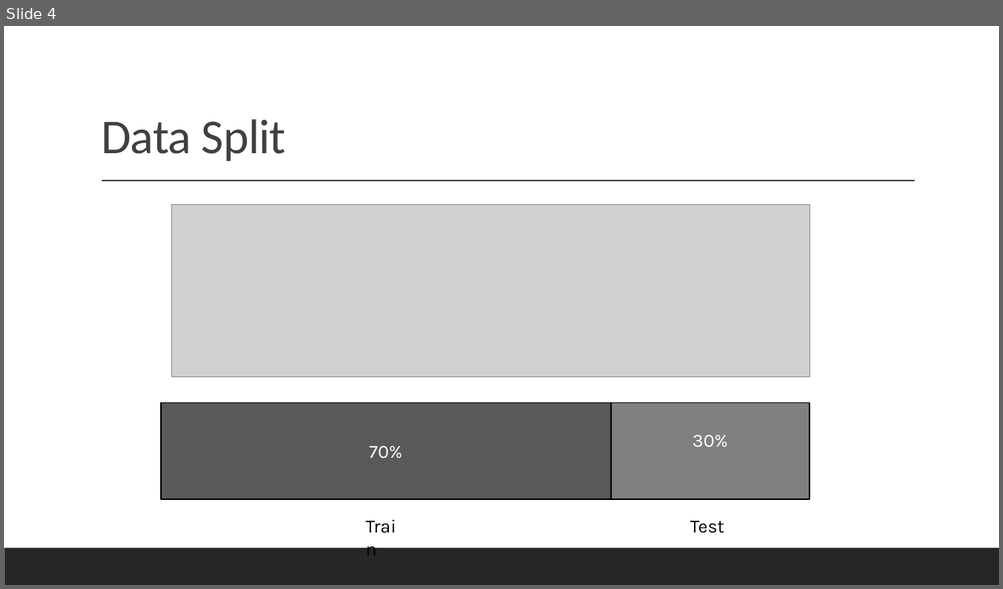
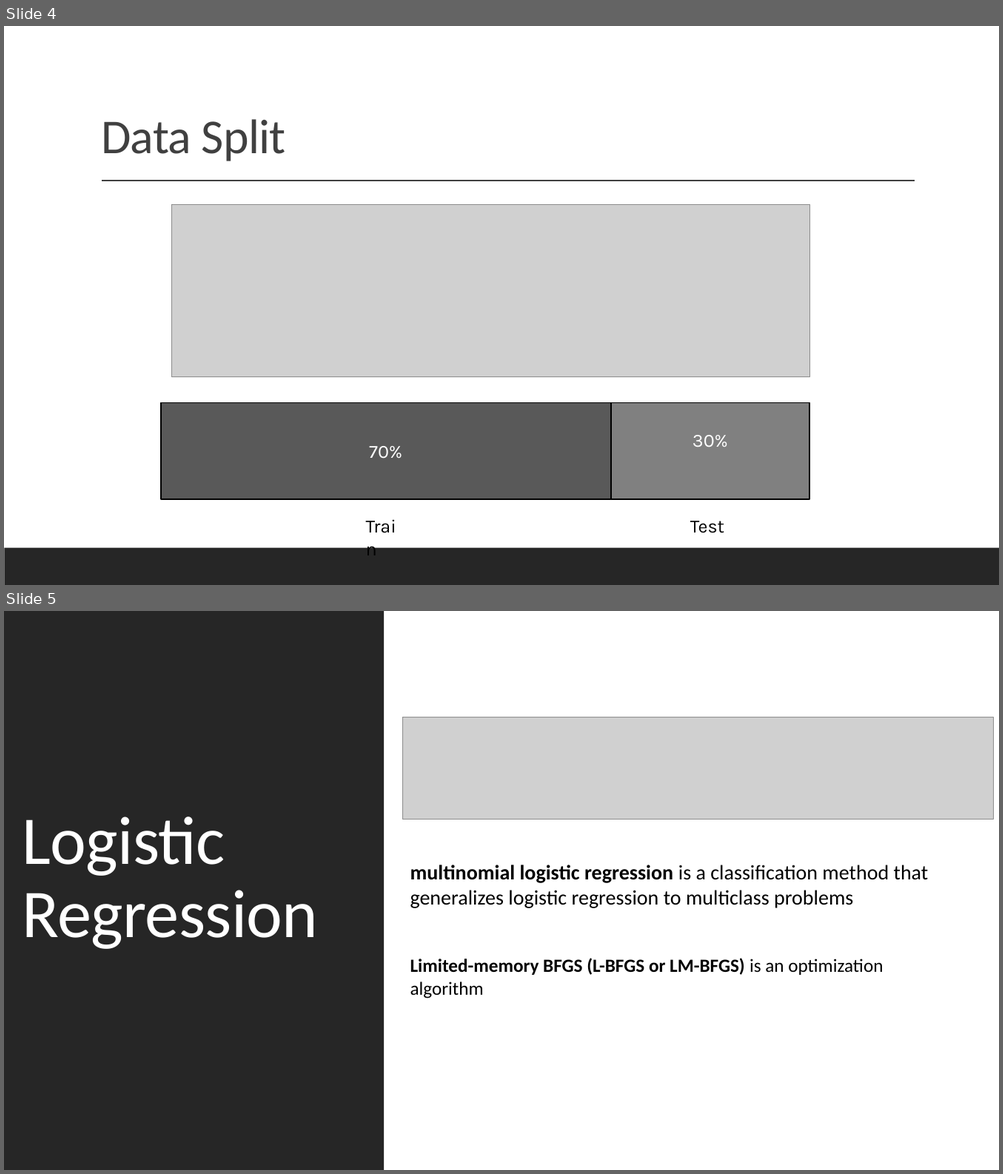
Before and after one commit to chakree254/ProjectML, a slide deck: การทำนายสภาพอากาศด้วย Linear Regression.pptx. Shown one above the other, each under a label of ours: slide 4 before the commit, slides 4 and 5 after it. The pictures are 1003x589 and 1003x1174 pixels, drawn with LibreOffice and Linux fonts; fonts in the diff are those of the drawing; grey boxes stand for pictures. Boxes give left, top, right and bottom in pixels: in the first picture for what was removed or moved away, otherwise in the second. Text is boxed around its words. In the diff, an @@ line names an element or a change of style, - is before the commit and + after.

```diff
--- a/การทำนายสภาพอากาศด้วย Linear Regression.pptx
+++ b/การทำนายสภาพอากาศด้วย Linear Regression.pptx
@@ slide 5 added at [4, 611, 999, 1170], background #FFFFFF @@
@@ rectangle added at [4, 611, 384, 1170], fill #262626 @@
@@ picture added at [402, 718, 993, 819] @@
@@ title added at [22, 817, 318, 949], 66 pt, text #FFFFFF @@
+Logistic
+Regression
@@ text added at [410, 865, 928, 908], 20 pt, text #000000 @@
+multinomial logistic regression is a classification method that generalizes logistic regression to multiclass problems
@@ text added at [410, 958, 882, 999], 18 pt, text #000000, bold @@
+Limited-memory BFGS (L-BFGS or LM-BFGS) is an optimization algorithm
```
Also in this commit, not shown: 4 slides changed, 2 other slides added, 2 slides removed, 4 other files.
